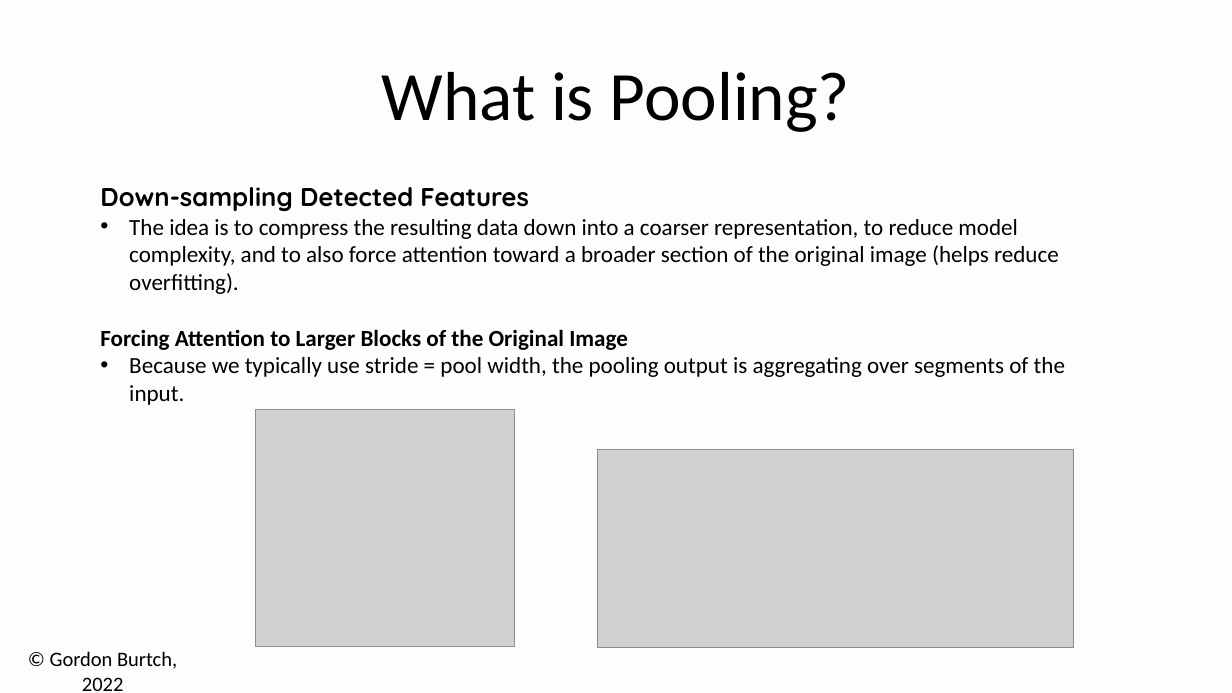
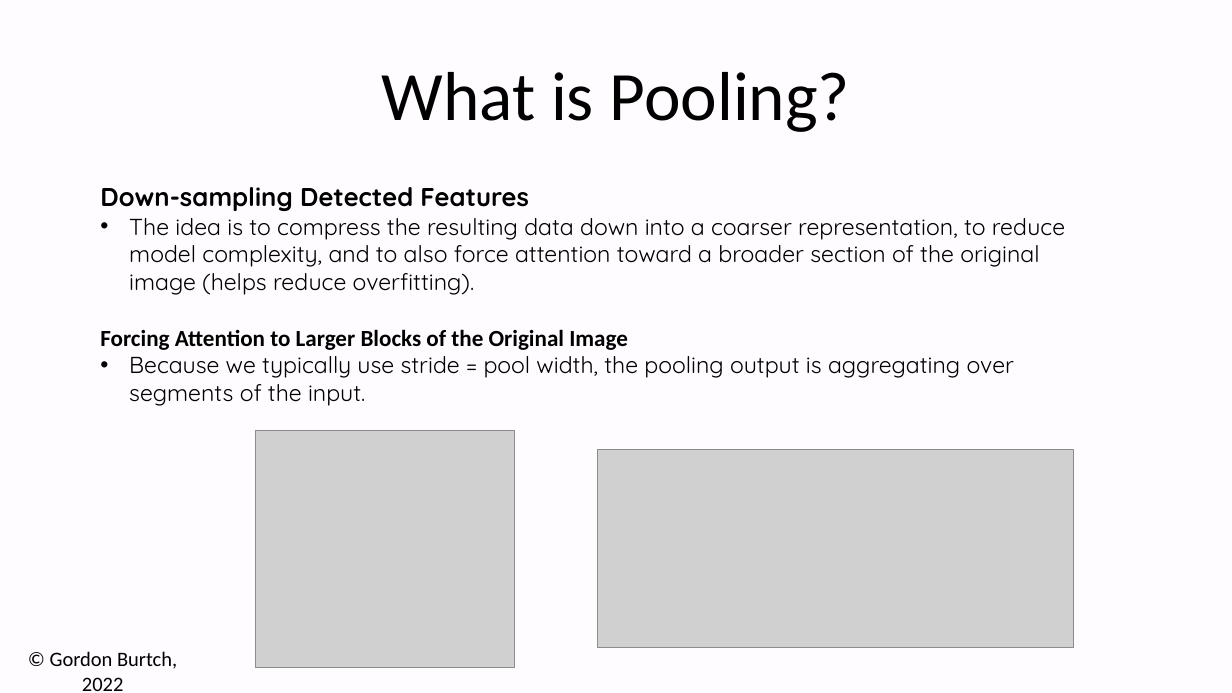
Before and after one commit to gburtch/NYU---ModernAI, a slide deck: slide 13 of Session 4-5/04 - 2 - Intro to CNNs.pptx. Drawn at 1232x693 pixels with LibreOffice and Linux fonts; fonts in the diff are those of the drawing; grey boxes stand for pictures. Boxes give left, top, right and bottom in pixels: in the first picture for what was removed or moved away, otherwise in the second. Text is boxed around its words. In the diff, an @@ line names an element or a change of style, - is before the commit and + after.

```diff
--- a/Session 4-5/04 - 2 - Intro to CNNs.pptx
+++ b/Session 4-5/04 - 2 - Intro to CNNs.pptx
@@ text at (x1=129, y1=218, x2=1065, y2=406): font Calibri to Quicksand in "The idea is to compress the resulting ...", "Because we typically use stride = pool ..." @@
@@ picture moved from (x1=256, y1=409, x2=516, y2=646) to (x1=256, y1=431, x2=516, y2=667) @@
```
Also in this commit, not shown: 11 other slides changed, 1 slide removed, 26 other files.
